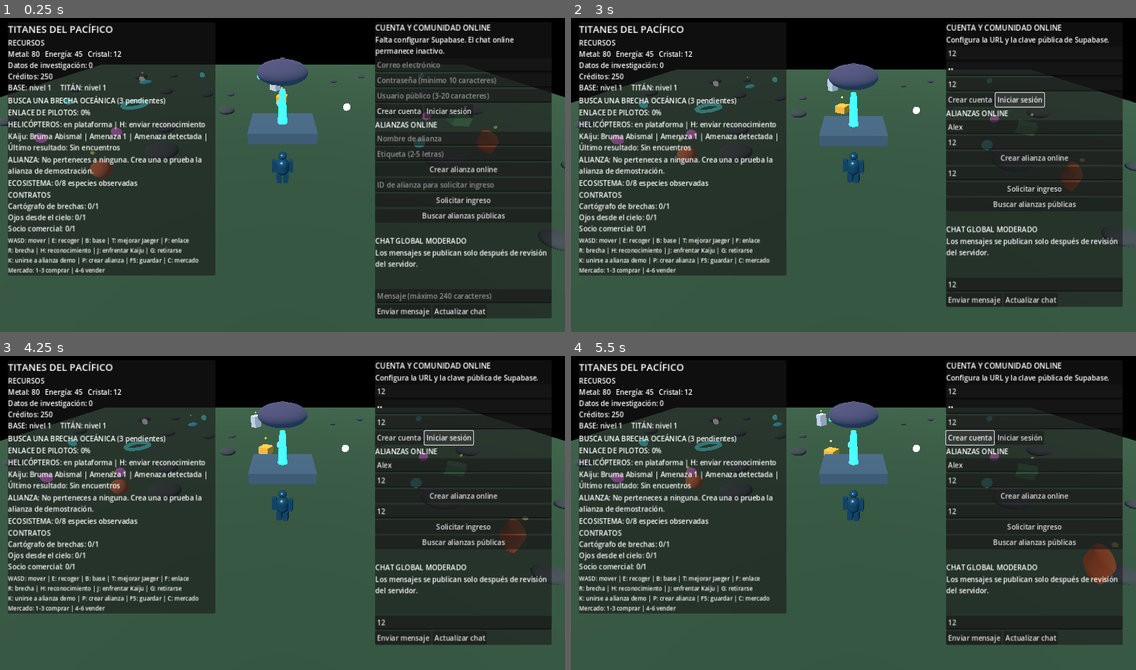
Above: before the commit, frames 1-4 (two rows, left to right).
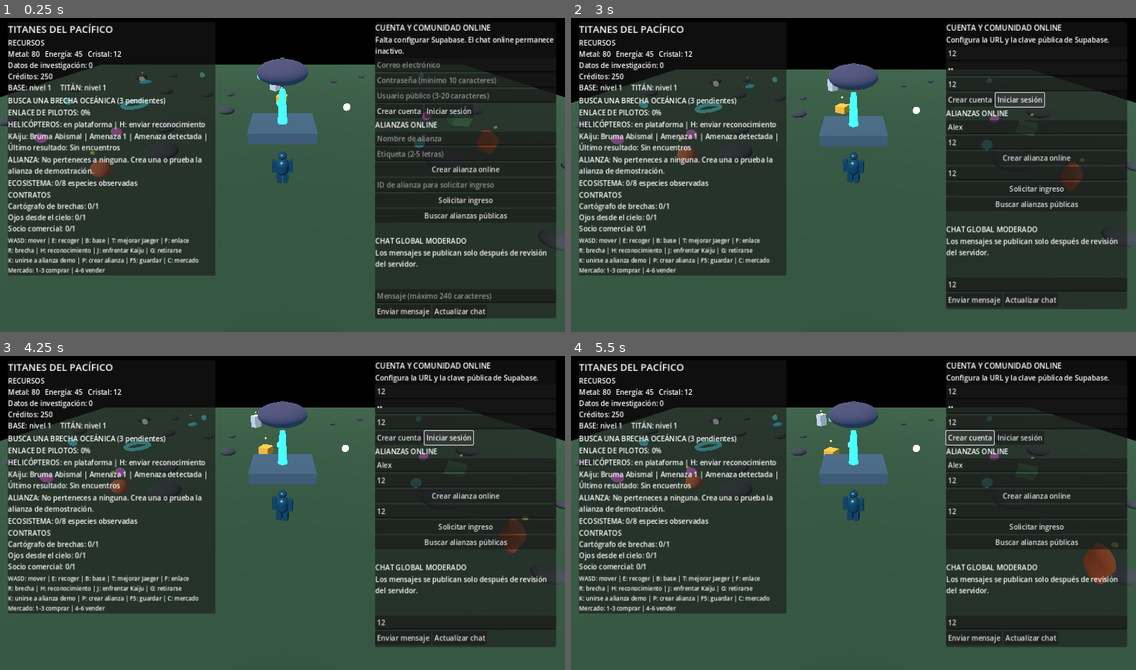
Above: after the commit, the same moments.

Repository: edwjacpinros2012-dev/Titanes-del-Pac-fico-
Game: Godot game, scene res://scenes/main.tscn
Two runs of this game, one before a commit and one after it. Both use one fixed random seed, a clock stepped at 60 frames per second and the inputs below.
Inputs (mouse positions are in pixels of both pictures, inside the frame that each line leads up to):
- Up to frame 1 (0.25 s): no input
- Up to frame 2 (3 s): click (1034, 65) at 0.52 s; type "12" at 0.6 s; click (1034, 80) at 0.75 s; type "12" at 0.83 s; click (1034, 96) at 0.98 s; type "12" at 1.07 s; click (1034, 137) at 1.27 s; type "Alex" at 1.35 s; click (1034, 153) at 1.5 s; type "12" at 1.58 s; click (1034, 184) at 1.73 s; type "12" at 1.82 s; click (1034, 297) at 2.02 s; type "12" at 2.1 s; click "Iniciar sesión" at 2.75 s
- Up to frame 3 (4.25 s): click "Iniciar sesión" at 3.5 s
- Up to frame 4 (5.5 s): click "Iniciar sesión" at 4.25 s; click "Crear cuenta" at 5 s

The runs differ from the first frame. In frame 1, 1.3% of the frame differs, in the area x 66-99%, y 6-96%; in frame 2, 1.1%; in frame 3, 1.1%; in frame 4, 1.1%.

Commit message:
Fit account and alliance controls in the online community panel

Diff:
--- a/scripts/main.gd
+++ b/scripts/main.gd
@@ -592,7 +592,7 @@
 func _create_online_panel(layer: CanvasLayer) -> void:
 	var panel := PanelContainer.new()
 	panel.position = Vector2(850, 18)
-	panel.custom_minimum_size = Vector2(400, 390)
+	panel.custom_minimum_size = Vector2(410, 650)
 	layer.add_child(panel)
 	var column := VBoxContainer.new()
 	panel.add_child(column)
@@ -696,6 +696,8 @@
 func _on_online_login_pressed() -> void:
 	var result: Dictionary = await community_client.sign_in(online_email.text, online_password.text)
 	if int(result.get("status",0)) == 200:
+		if not online_handle.text.strip_edges().is_empty():
+			await community_client.register_profile(online_handle.text, online_handle.text)
 		online_status_label.text = "Sesión iniciada: " + community_client.user_email
 	else:
 		online_status_label.text = str(result.get("error","No se pudo iniciar sesión."))
